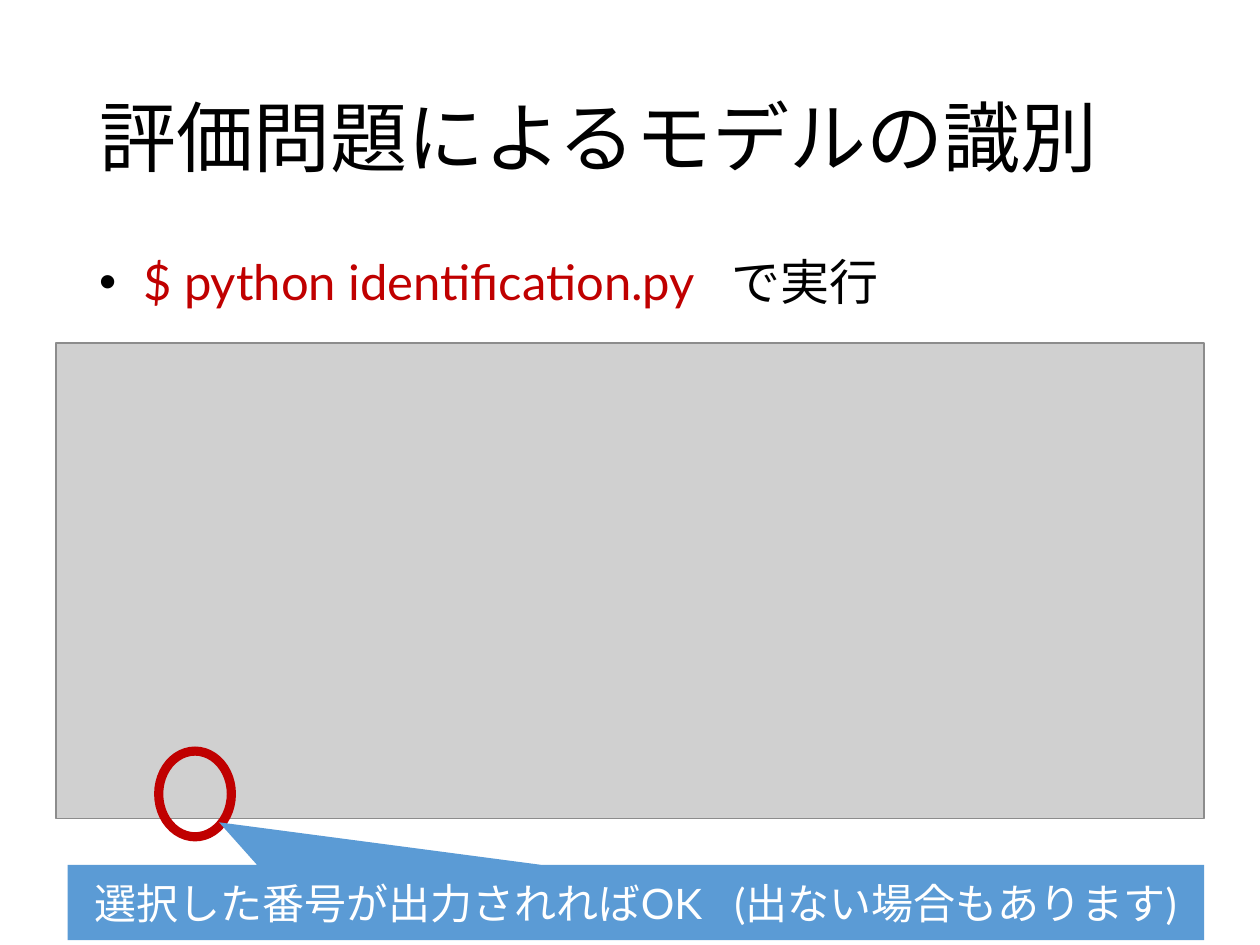
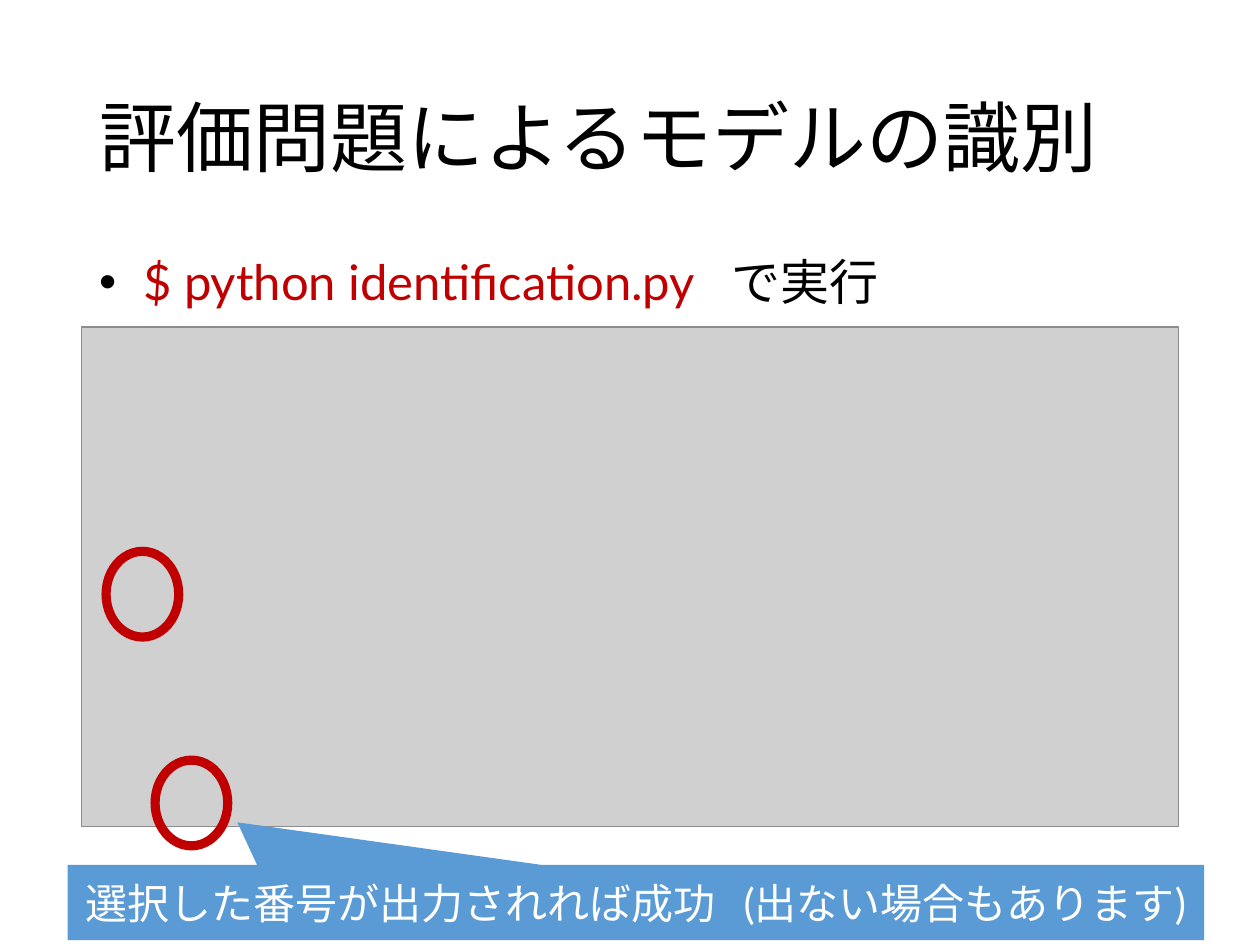
Before and after one commit to 2017B4/rinko_production, a slide deck: slide 30 of slide/輪講実習.pptx. Drawn at 1260x945 pixels with LibreOffice and Linux fonts; fonts in the diff are those of the drawing; grey boxes stand for pictures. Boxes give left, top, right and bottom in pixels: in the first picture for what was removed or moved away, otherwise in the second. Text is boxed around its words. In the diff, an @@ line names an element or a change of style, - is before the commit and + after.

```diff
--- a/slide/輪講実習.pptx
+++ b/slide/輪講実習.pptx
@@ picture: place and size @@
-picture at box(55, 343, 1203, 818)
+picture at box(82, 326, 1178, 827)
@@ ellipse added at box(106, 552, 179, 638), outline #C00000 5.25 pt @@
@@ ellipse: place and size @@
-ellipse at box(159, 751, 232, 837)
+ellipse at box(155, 760, 228, 845)
@@ speech box "選択した番号が出力されれば成功 (出ない場合もあります)" at box(68, 864, 1205, 940): proportions changed @@
@@ text in speech box at box(86, 883, 1186, 925): text changed @@
-選択した番号が出力されればOK (出ない場合もあります)
+選択した番号が出力されれば成功 (出ない場合もあります)
```
Also in this commit, not shown: 8 other slides changed, 1 slide added, 1 slide removed.
